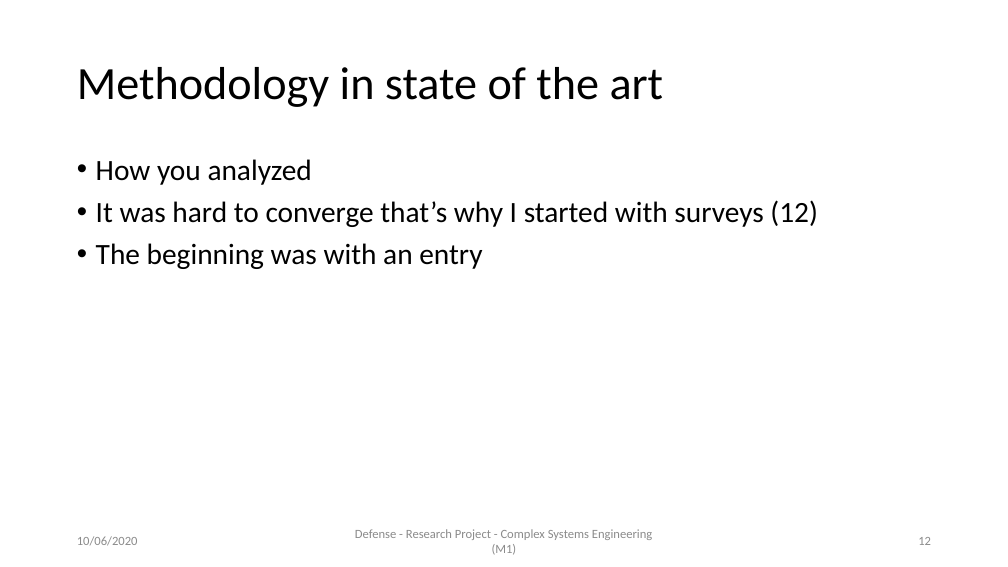
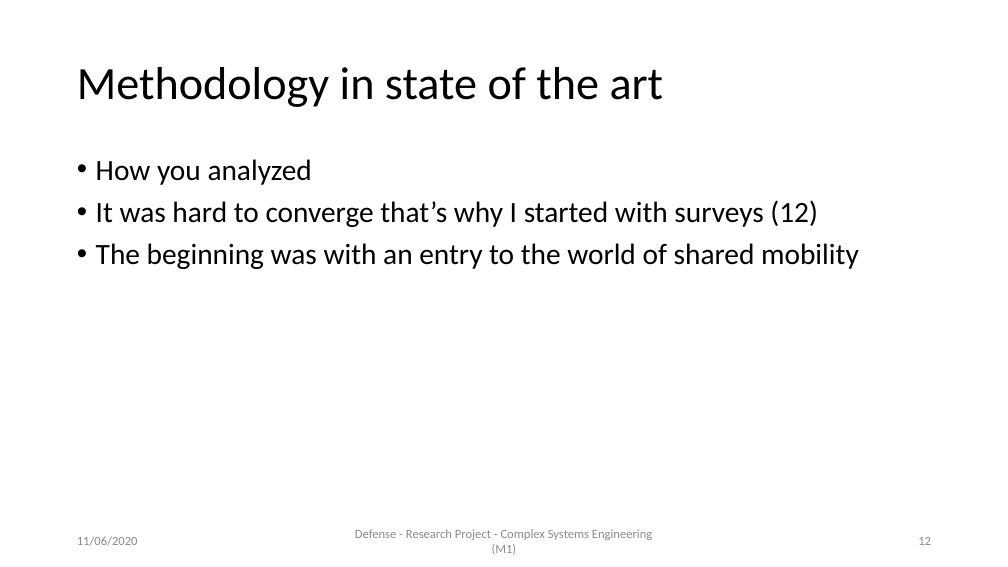
Before and after one commit to AymanABDELHAMID/OD_MTO_DARP, a slide deck: slide 12 of Presentation/presentation_AymanMahmoud.pptx. Drawn at 1008x567 pixels with LibreOffice and Linux fonts; fonts in the diff are those of the drawing. Boxes give left, top, right and bottom in pixels: in the first picture for what was removed or moved away, otherwise in the second. Text is boxed around its words. In the diff, an @@ line names an element or a change of style, - is before the commit and + after.

```diff
--- a/Presentation/presentation_AymanMahmoud.pptx
+++ b/Presentation/presentation_AymanMahmoud.pptx
@@ text at [96,243,859,269]: text changed @@
-• The beginning was with an entry
+• The beginning was with an entry to the world of shared mobility
@@ text at [77,536,138,546]: text changed @@
-10/06/2020
+11/06/2020
```
Also in this commit, not shown: 27 other slides changed, 5 slides added, 4 other files.
